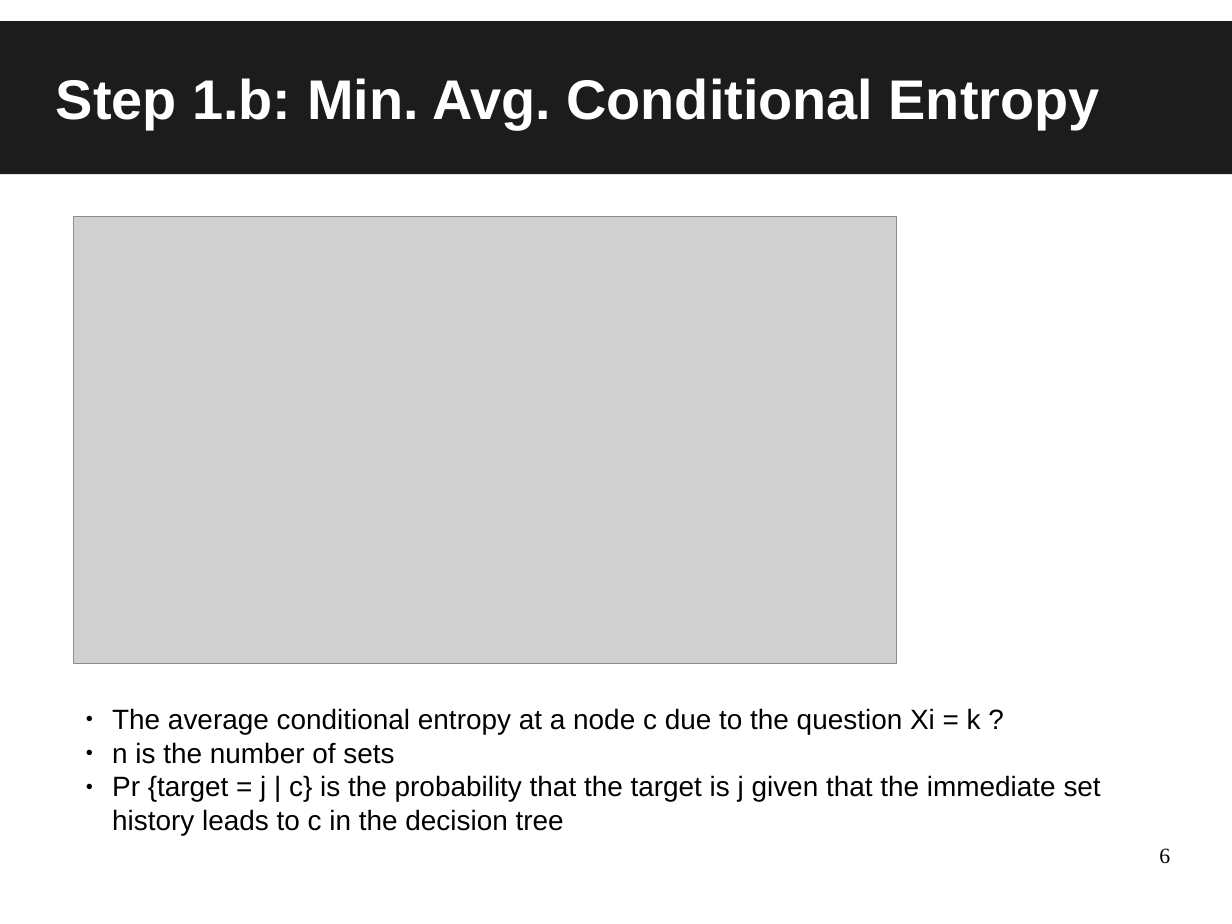
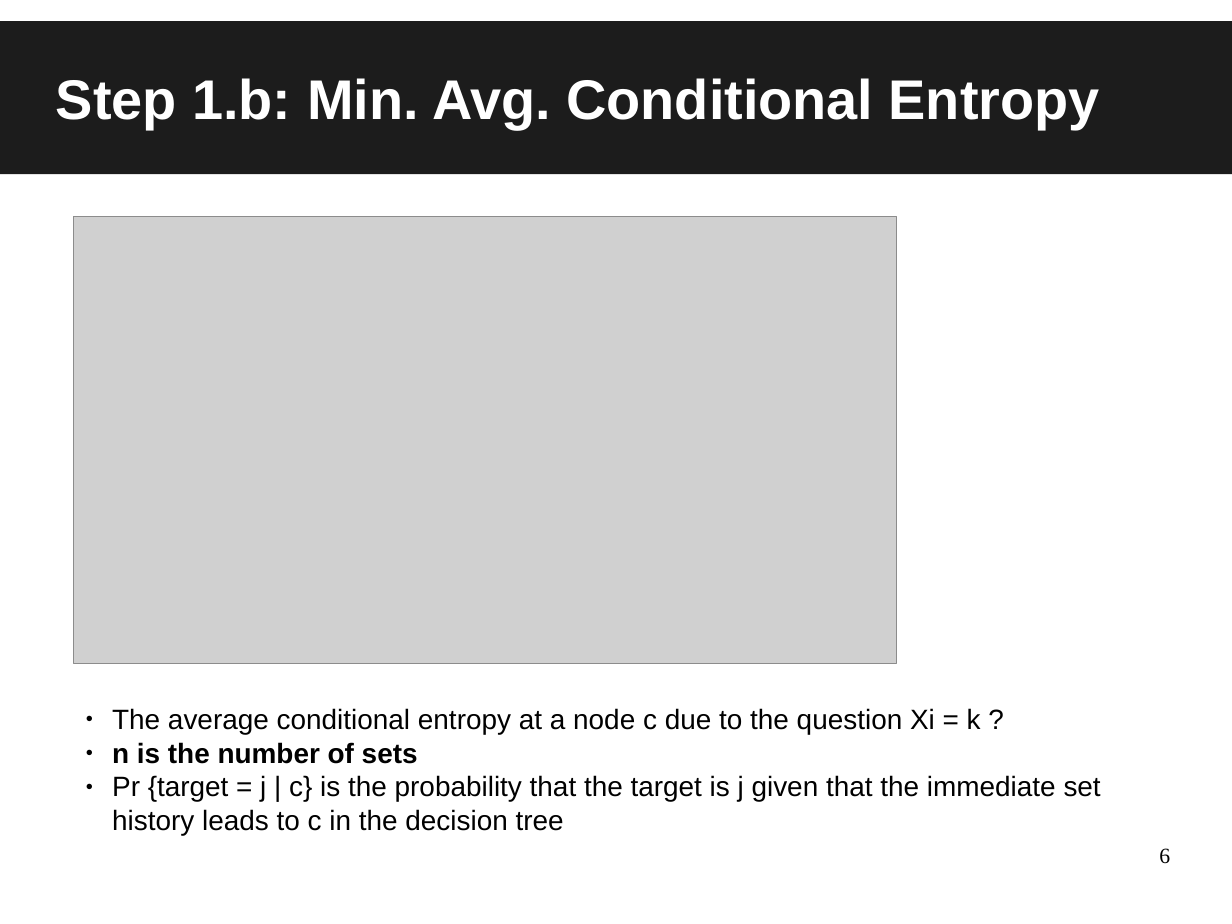
Before and after one commit to iisc-sa-open/trsl, a slide deck: slide 6 of presentations/trsl_project.odp. Drawn at 1232x924 pixels with LibreOffice and Linux fonts; fonts in the diff are those of the drawing; grey boxes stand for pictures. Boxes give left, top, right and bottom in pixels: in the first picture for what was removed or moved away, otherwise in the second. Text is boxed around its words. In the diff, an @@ line names an element or a change of style, - is before the commit and + after.

```diff
--- a/presentations/trsl_project.odp
+++ b/presentations/trsl_project.odp
@@ text at <box>112,742,418,764</box>: bold on in "n is the number of sets" @@
```
Also in this commit, not shown: 2 other slides changed, 1 slide added, 1 slide removed, 1 other file.
